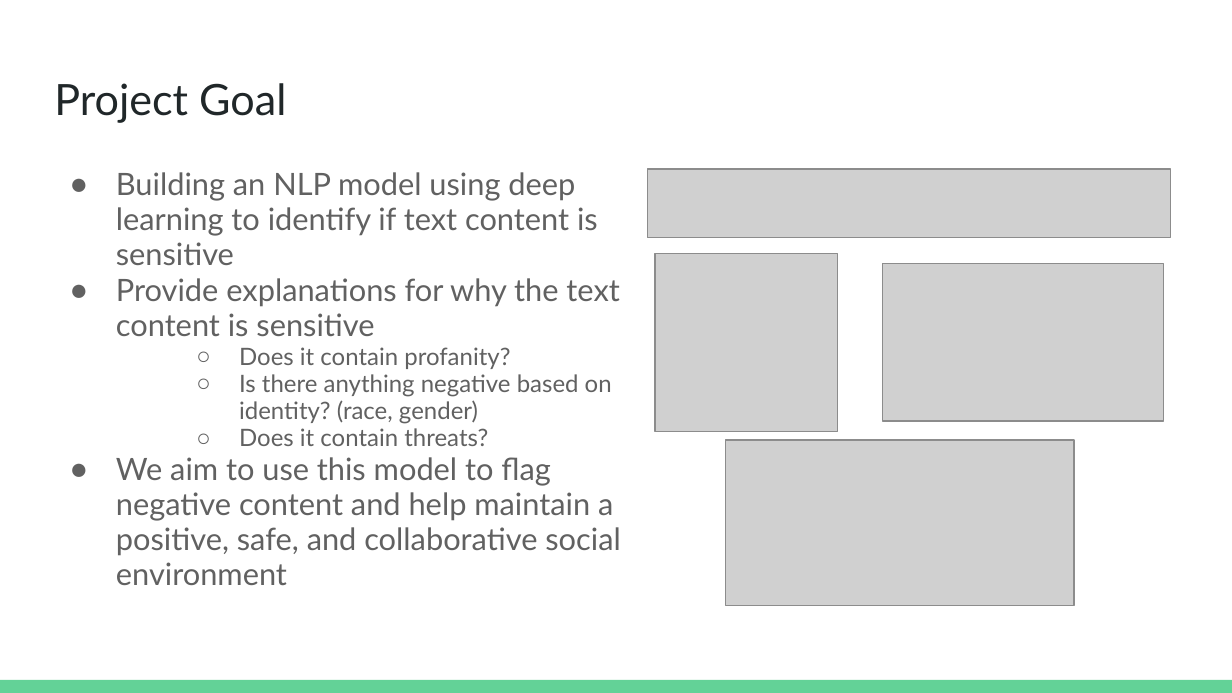
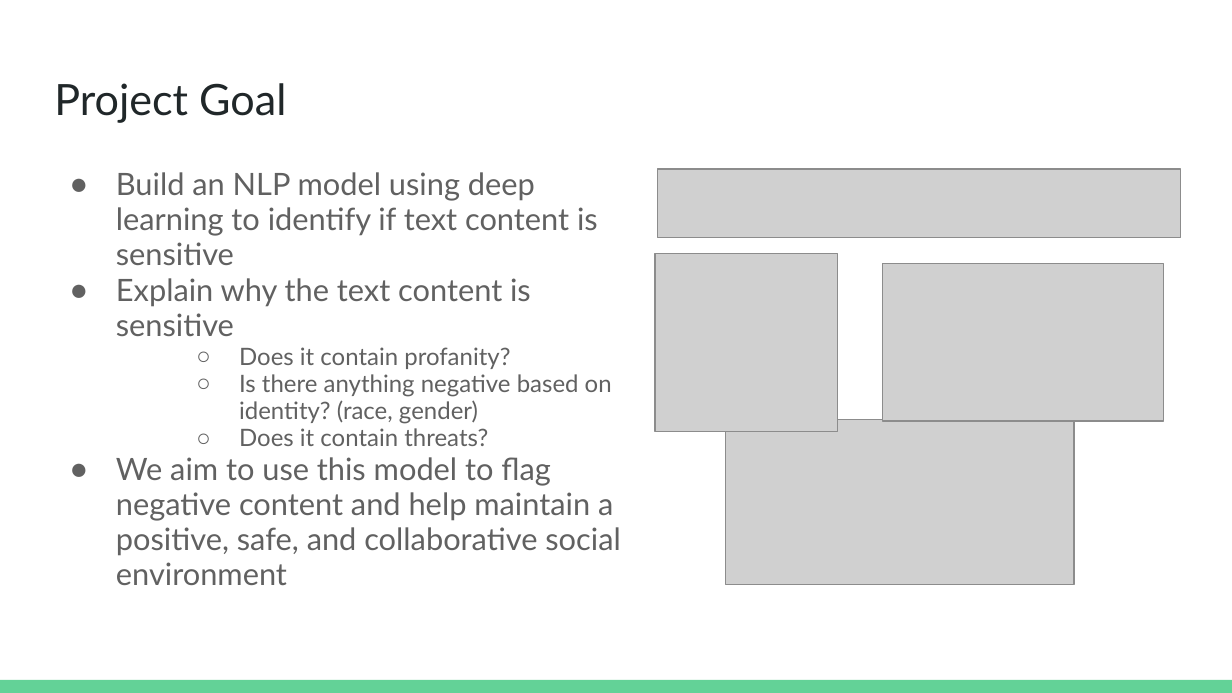
Before and after one commit to melvin-vellera/identifying-sensitive-content, a slide deck: slide 2 of Identifying Sensitive Content.pptx. Drawn at 1232x693 pixels with LibreOffice and Linux fonts; fonts in the diff are those of the drawing; grey boxes stand for pictures; background and template pictures are left out. Boxes give left, top, right and bottom in pixels: in the first picture for what was removed or moved away, otherwise in the second. Text is boxed around its words. In the diff, an @@ line names an element or a change of style, - is before the commit and + after.

```diff
--- a/Identifying Sensitive Content.pptx
+++ b/Identifying Sensitive Content.pptx
@@ text at (x1=116, y1=172, x2=598, y2=336): text changed @@
-● Building an NLP model using deep learning to identify if text content is sensitive
-● Provide explanations for why the text content is sensitive
+● Build an NLP model using deep learning to identify if text content is sensitive
+● Explain why the text content is sensitive
@@ picture moved from (x1=647, y1=169, x2=1170, y2=238) to (x1=658, y1=169, x2=1181, y2=238) @@
@@ picture moved from (x1=726, y1=440, x2=1074, y2=605) to (x1=726, y1=420, x2=1074, y2=585) @@
```
Also in this commit, not shown: 4 other slides changed.
